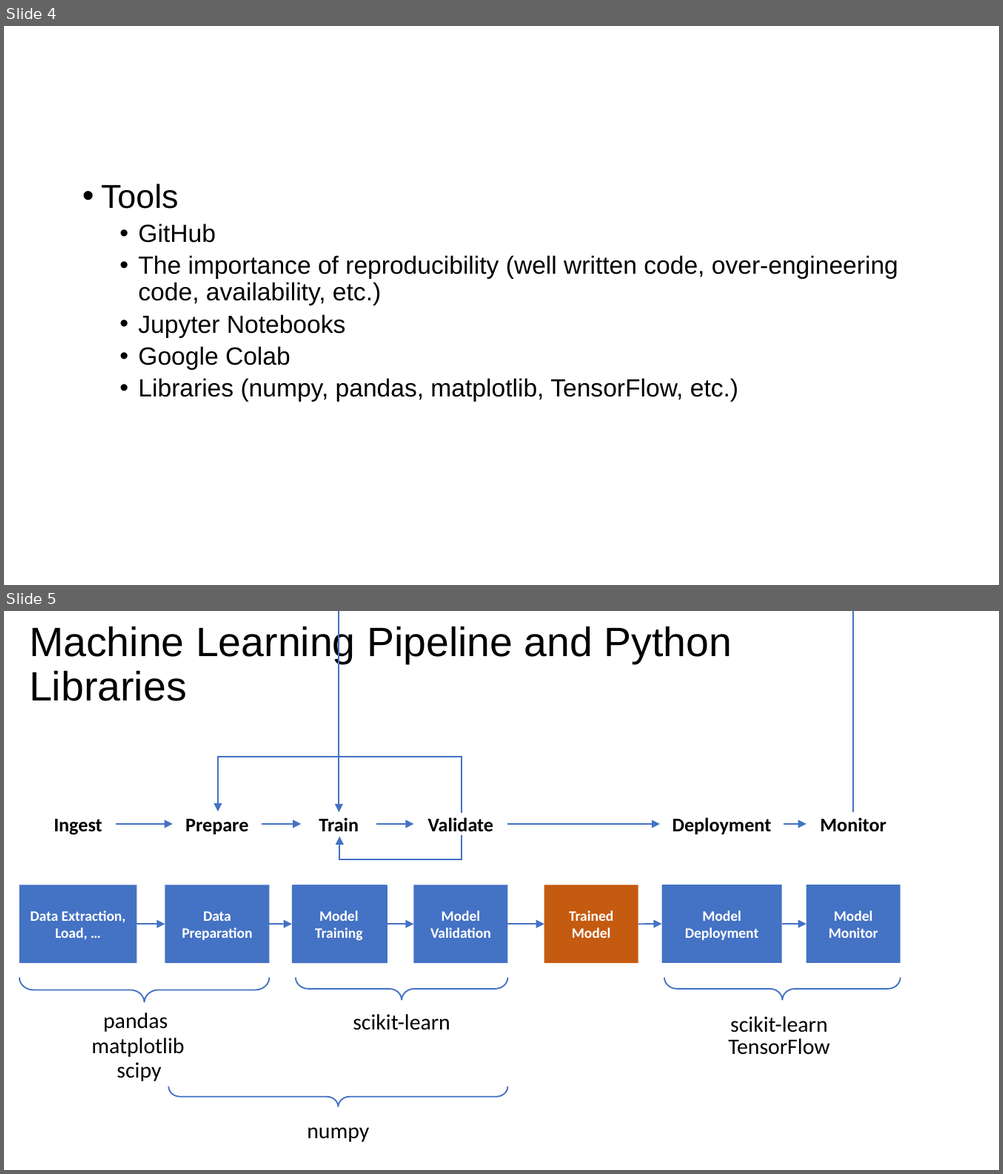
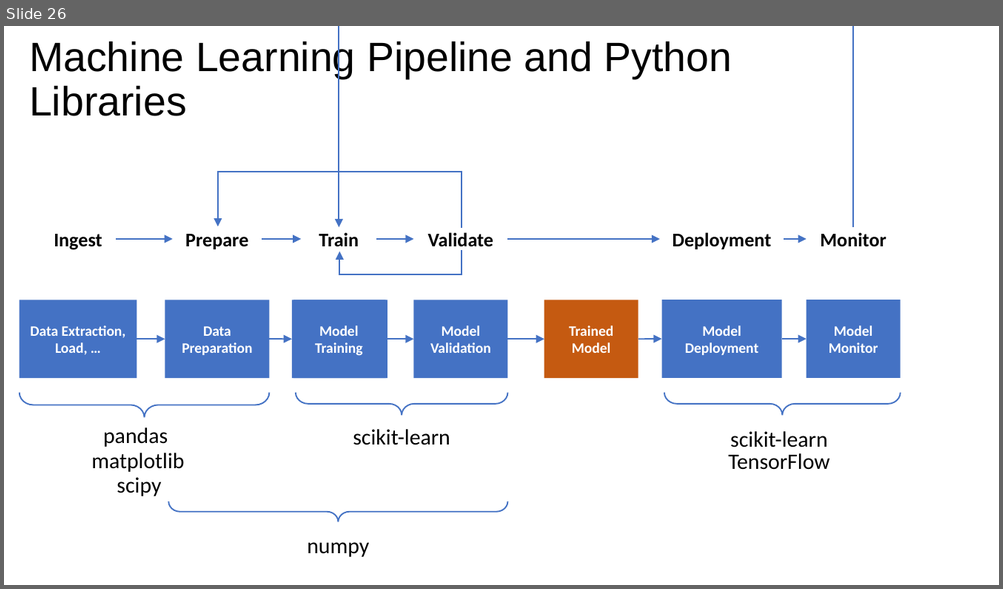
Before and after one commit to toelt-llc/MSCA-ITN-PARENT, a slide deck: DETERMINED2022/Python and scikit-learn/DETERMINED2022-toelt-Introduction Python and Scikit-learn.pptx. Shown one above the other, each under a label of ours: slides 4 and 5 before the commit, slide 26 after it. The pictures are 1003x1174 and 1003x589 pixels, drawn with LibreOffice and Linux fonts; fonts in the diff are those of the drawing; background and template pictures are left out. Boxes give left, top, right and bottom in pixels: in the first picture for what was removed or moved away, otherwise in the second. Text is boxed around its words. In the diff, an @@ line names an element or a change of style, - is before the commit and + after.

```diff
--- a/DETERMINED2022/Python and scikit-learn/DETERMINED2022-toelt-Introduction Python and Scikit-learn.pptx
+++ b/DETERMINED2022/Python and scikit-learn/DETERMINED2022-toelt-Introduction Python and Scikit-learn.pptx
@@ slide 4 removed at box(4, 26, 999, 585), background #FFFFFF @@
@@ text removed at box(101, 184, 898, 401) @@
-• Tools
-  • GitHub
-  • The importance of reproducibility (well written code, over-engineering code, availability, etc.)
-  • Jupyter Notebooks
-  • Google Colab
-  • Libraries (numpy, pandas, matplotlib, TensorFlow, etc.)
@@ what was slide 5 is now slide 26 @@
```
Also in this commit, not shown: 3 slides changed, 33 slides added, 2 other slides removed, 1 other file.
